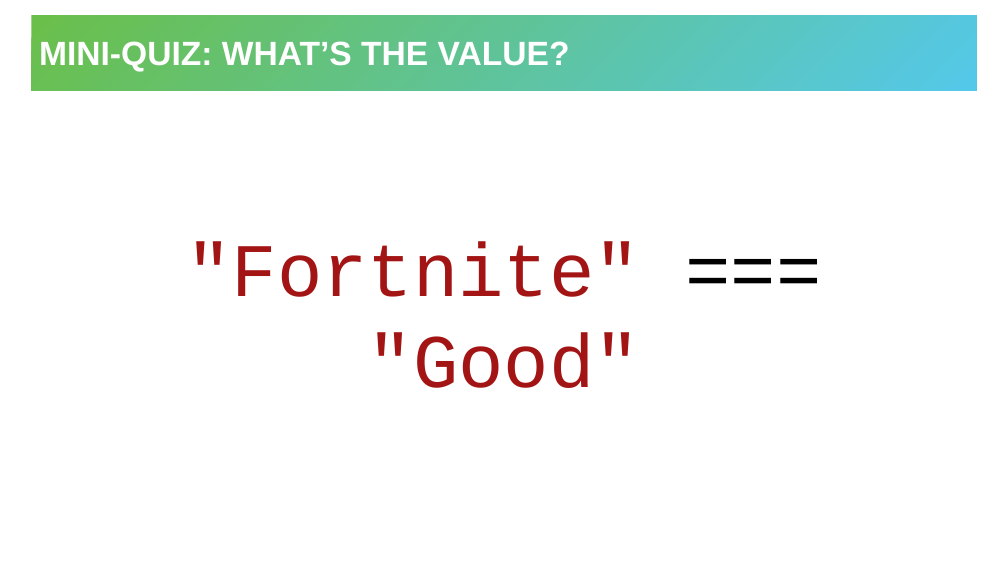
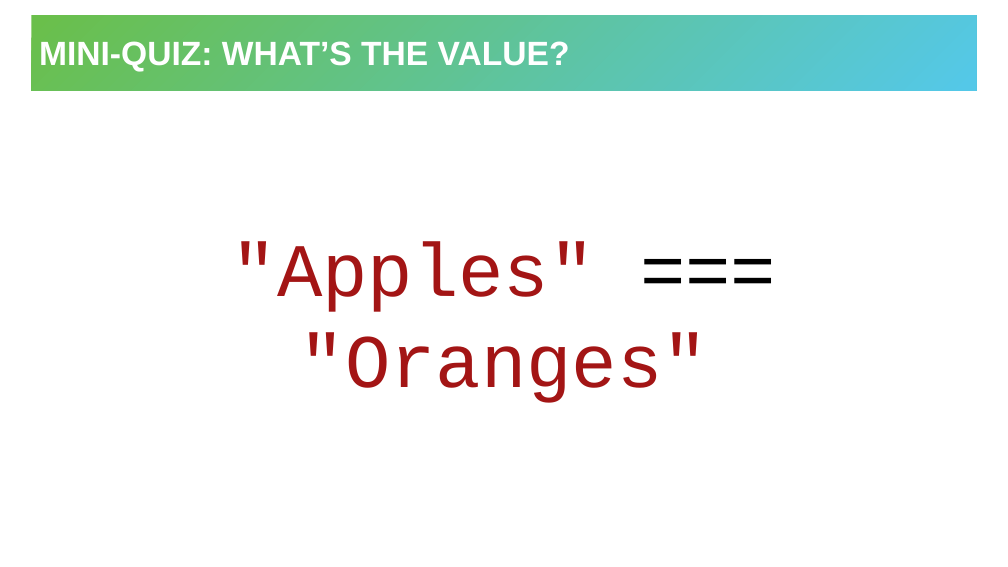
Before and after one commit to hytechclub/web-102, a slide deck: slide 20 of Week05/Conditionals.pptx (slide 15 before the commit). Drawn at 1008x567 pixels with LibreOffice and Linux fonts; fonts in the diff are those of the drawing. Boxes give left, top, right and bottom in pixels: in the first picture for what was removed or moved away, otherwise in the second. Text is boxed around its words. In the diff, an @@ line names an element or a change of style, - is before the commit and + after.

```diff
--- a/Week05/Conditionals.pptx
+++ b/Week05/Conditionals.pptx
@@ text at [232,242,708,403]: text changed @@
-"Fortnite" === "Good"
+"Apples" === "Oranges"
```
Also in this commit, not shown: 3 other slides changed, 6 slides added, 1 other file.
